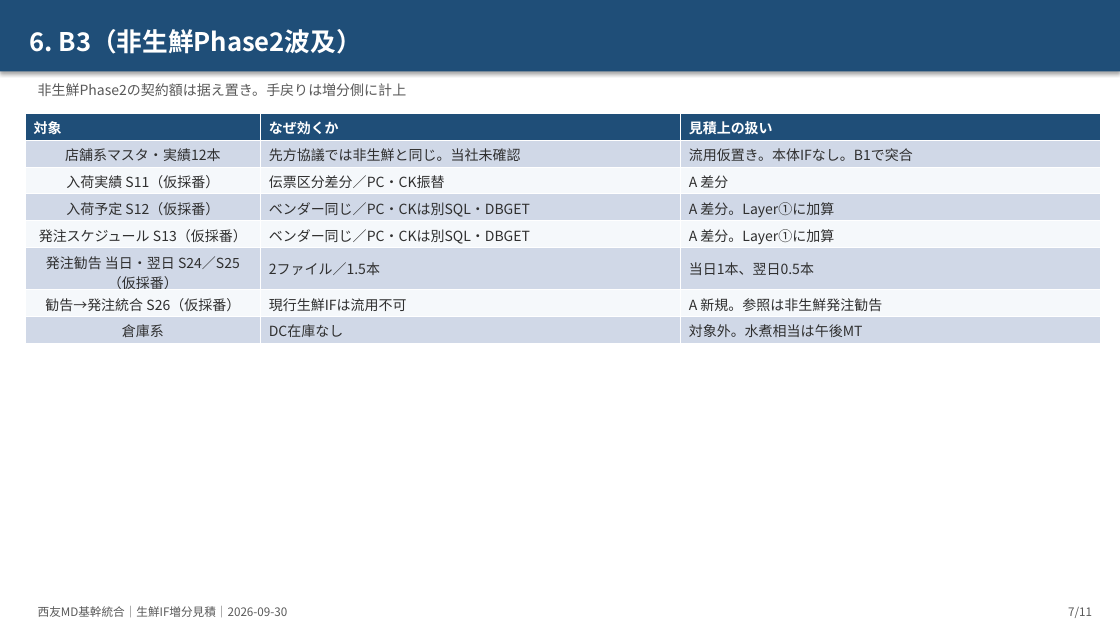
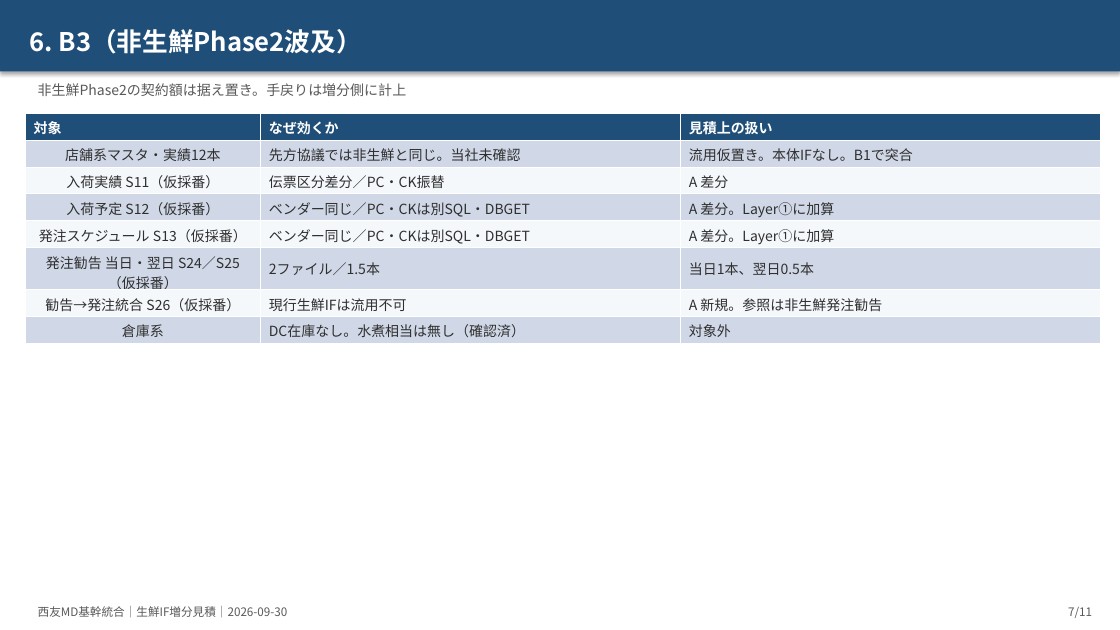
Before and after one commit to ZangPengshi-TREC/Zang_TreC, a slide deck: slide 7 of PMI/Sinops/phase2-detail-design/sources/20260921-生鮮IF増分見積/【説明】生鮮IF増分_標準案見積_リスク着眼_20260921.pptx. Drawn at 1120x630 pixels with LibreOffice and Linux fonts; fonts in the diff are those of the drawing. Boxes give left, top, right and bottom in pixels: in the first picture for what was removed or moved away, otherwise in the second. Text is boxed around its words. In the diff, an @@ line names an element or a change of style, - is before the commit and + after.

```diff
--- a/PMI/Sinops/phase2-detail-design/sources/20260921-生鮮IF増分見積/【説明】生鮮IF増分_標準案見積_リスク着眼_20260921.pptx
+++ b/PMI/Sinops/phase2-detail-design/sources/20260921-生鮮IF増分見積/【説明】生鮮IF増分_標準案見積_リスク着眼_20260921.pptx
@@ table at <box>25,113,1101,342</box> @@
-row 8, column 2: DC在庫なし
+row 8, column 2: DC在庫なし。水煮相当は無し（確認済）
-row 8, column 3: 対象外。水煮相当は午後MT
+row 8, column 3: 対象外
```
Also in this commit, not shown: 8 other slides changed, 18 other files.
